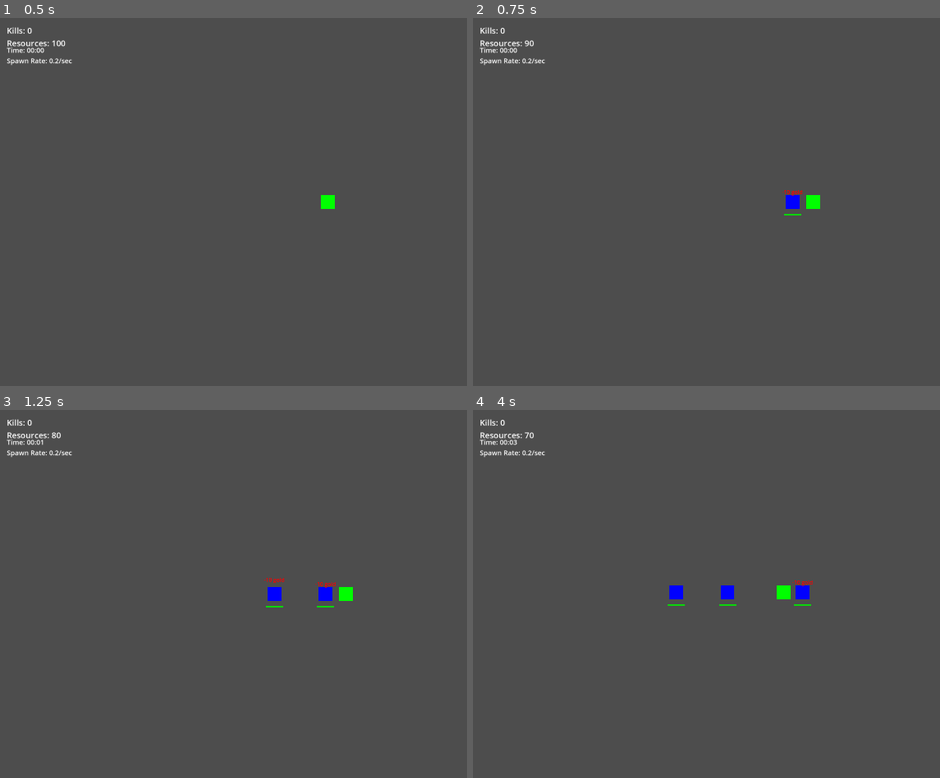
Above: before the commit, frames 1-4 (two rows, left to right).
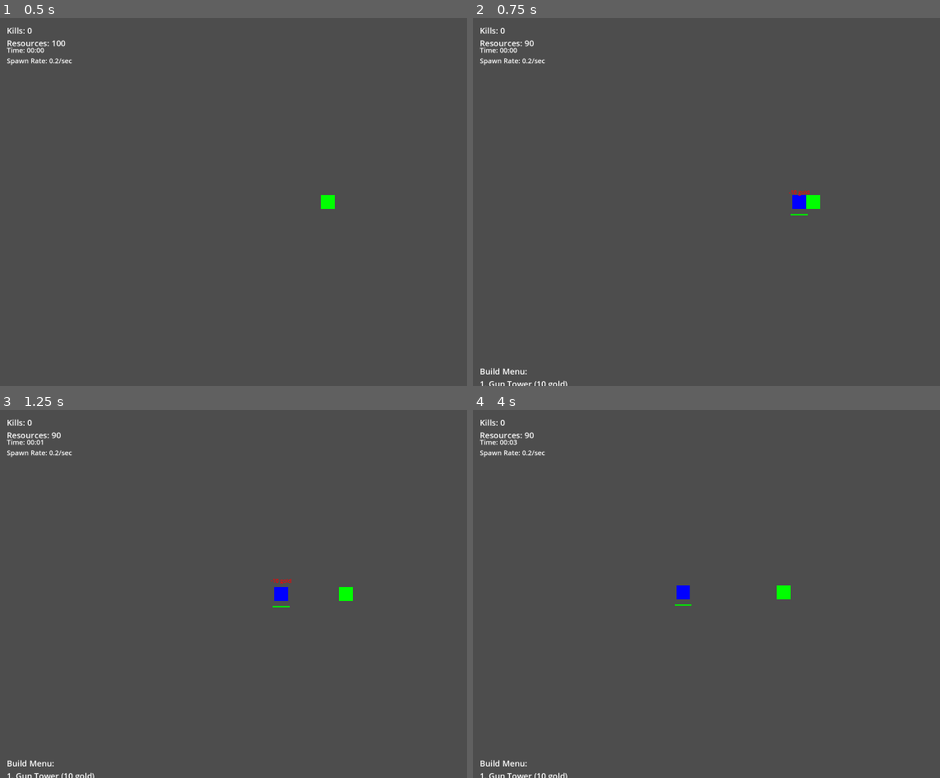
Above: after the commit, the same moments.

Repository: Sephon/testaiproject
Game: Godot game, scene res://Main.tscn
Same seed, same stepped clock (60 frames per second), same inputs: the game is played once before the commit and once after it.
Inputs (mouse positions are in pixels of both pictures, inside the frame that each line leads up to):
- Up to frame 1 (0.5 s): no input
- Up to frame 2 (0.75 s): tap Enter (ui_accept) at 0.5 s; move the mouse to (outside the picture) at 0.52 s; hold Right (ui_right) from 0.53 s (still down); hold B from 0.53 s (still down); tap Space (ui_select) at 0.6 s; click (outside the picture) at 0.67 s
- Up to frame 3 (1.25 s): keep holding Right (ui_right); keep holding B; tap Enter (ui_accept) at 0.77, 1.07 s
- Up to frame 4 (4 s): move the mouse to (669, 612) at 1.27 s; release Right (ui_right) at 1.28 s; release B at 1.28 s; hold Down (ui_down) 1.28-2.03 s; tap B at 1.35 s; tap Enter (ui_accept) at 1.52, 1.82, 3.02, 3.05, 3.32, 3.6, 3.77 s; tap 1 at 1.55 s; move the mouse to (865, 513) at 2.02 s; hold Right (ui_right) 2.03-2.78 s; hold 1 2.03-2.78 s; tap 2 at 2.3, 2.85 s; move the mouse to (767, 667) at 2.77 s; hold Up (ui_up) 2.78-3.53 s; click (767, 667) at 2.92 s; move the mouse to (outside the picture) at 3.52 s; hold Left (ui_left) from 3.53 s (still down); tap Space (ui_select) at 3.8 s

Frame 1 is identical in both runs. In frame 2, 0.4% of the frame differs, in the area x 1-73%, y 46-100%; in frame 3, 0.5%; in frame 4, 0.6%, in the area x 1-73%, y 6-100%.

Commit message:
Implemented laser tower fully

Diff:
--- a/testaiproject/Bullet.gd
+++ b/testaiproject/Bullet.gd
@@ -3,6 +3,7 @@
 var velocity = Vector2.ZERO
 var collision_radius = 4  # Radius for collision detection
 var world_size: Vector2
+var damage = 10
 
 func _ready():
 	var main = get_tree().get_root().get_node("Main")
--- a/testaiproject/Main.gd
+++ b/testaiproject/Main.gd
@@ -6,6 +6,7 @@
 var resource_node_scene = preload("res://ResourceNode.tscn")
 var tower_scene = preload("res://Tower.tscn")
 var coin_sound = preload("res://Sounds/coin.wav")
+const Tower = preload("res://Tower.gd")
 
 # World size variables
 var world_size = Vector2(2000, 2000)  # Large playing field
@@ -57,6 +58,11 @@
 # Audio player for coin sound
 var coin_audio_player: AudioStreamPlayer
 
+# Build menu variables
+var build_menu_visible = false
+var build_menu_container: Control
+var build_menu_label: Label
+
 # Called when the node enters the scene tree for the first time.
 func _ready() -> void:
 	# Initialize game objects
@@ -103,6 +109,18 @@
 	# Connect the player's body_entered signal
 	$Player.body_entered.connect(_on_player_body_entered)
 
+	# Create build menu container
+	build_menu_container = Control.new()
+	build_menu_container.visible = false
+	hud_container.add_child(build_menu_container)
+
+	# Create build menu label
+	build_menu_label = Label.new()
+	build_menu_label.position = Vector2(20, get_viewport().get_visible_rect().size.y - 60)
+	build_menu_label.add_theme_font_size_override("font_size", 24)
+	build_menu_label.text = "Build Menu:\n1. Gun Tower (10 gold)\n2. Laser Tower (15 gold)"
+	build_menu_container.add_child(build_menu_label)
+
 	print("Game initialized")
 
 # Called every frame. 'delta' is the elapsed time since the previous frame.
@@ -114,12 +132,25 @@
 		# Update spawn interval based on time
 		update_spawn_interval()
 
+		# Handle build menu
+		if Input.is_action_just_pressed("ui_select") or Input.is_key_pressed(KEY_B):  # B key
+			toggle_build_menu()
+
+		# Handle tower selection when menu is open
+		if build_menu_visible:
+			if Input.is_action_just_pressed("ui_accept") or Input.is_key_pressed(KEY_1):  # 1 key
+				place_tower(Tower.TowerType.GUN)
+				toggle_build_menu()
+			elif Input.is_action_just_pressed("ui_cancel") or Input.is_key_pressed(KEY_2):  # 2 key
+				place_tower(Tower.TowerType.LASER)
+				toggle_build_menu()
+
 		# Handle tower placement
-		if Input.is_action_just_pressed("ui_select") or Input.is_key_pressed(KEY_B):  # B key or space
-			var current_time = Time.get_ticks_msec() / 1000.0
-			if current_time - last_tower_placement >= tower_placement_cooldown:
-				place_tower()
-				last_tower_placement = current_time
+		#if Input.is_action_just_pressed("ui_select") or Input.is_key_pressed(KEY_B):  # B key or space
+			#var current_time = Time.get_ticks_msec() / 1000.0
+			#if current_time - last_tower_placement >= tower_placement_cooldown:
+				#place_tower()
+				#last_tower_placement = current_time
 
 		# Handle enemy spawning
 		spawn_timer += delta
@@ -306,41 +337,75 @@
 		var spawns_per_second = 1.0 / current_spawn_interval
 		game_timer_label.text = "Time: %02d:%02d\nSpawn Rate: %.1f/sec" % [minutes, seconds, spawns_per_second]
 
-func place_tower() -> void:
-	if resources >= tower_cost and is_instance_valid($Player):
+#func place_tower() -> void:
+	#if resources >= tower_cost and is_instance_valid($Player):
+		## Create new tower
+		#var new_tower = tower_scene.instantiate()
+		#new_tower.mainRef = self
+		#new_tower.tower_type = 1
+		#add_child(new_tower)
+		#new_tower.add_to_group("towers")
+		#new_tower.position = $Player.position
+		#
+		## Deduct resources
+		#resources -= tower_cost
+		#update_ui()
+		#
+		## Show floating text for tower placement
+		#var floating_text = floating_text_scene.instantiate()
+		#add_child(floating_text)
+		#floating_text.position = $Player.position + Vector2(0, -30)
+		#floating_text.set_text("-" + str(tower_cost) + " gold")
+		#floating_text.modulate = Color(1, 0, 0)
+	#else:
+		## Show floating text for insufficient resources
+		#var floating_text = floating_text_scene.instantiate()
+		#add_child(floating_text)
+		#floating_text.position = $Player.position + Vector2(0, -30)
+		#floating_text.set_text("Need " + str(tower_cost) + " gold!")
+		#floating_text.modulate = Color(1, 0, 0)
+
+func update_spawn_interval():
+	# Calculate progress (0 to 1)
+	var progress = min(game_time / max_game_time, 1.0)
+
+	# Calculate new spawn interval
+	# Start at spawn_interval and decrease to min_spawn_interval over time
+	current_spawn_interval = spawn_interval - (spawn_interval - min_spawn_interval) * progress
+
+	# Update UI with time and spawn rate
+	update_ui()
+
+func toggle_build_menu():
+	build_menu_visible = !build_menu_visible
+	build_menu_container.visible = build_menu_visible
+
+func place_tower(tower_type: int) -> void:
+	var cost = 10 if tower_type == Tower.TowerType.GUN else 15
+
+	if resources >= cost and is_instance_valid($Player):
 		# Create new tower
 		var new_tower = tower_scene.instantiate()
 		new_tower.mainRef = self
-		new_tower.tower_type = 1
+		new_tower.tower_type = tower_type
 		add_child(new_tower)
 		new_tower.add_to_group("towers")
 		new_tower.position = $Player.position
 
 		# Deduct resources
-		resources -= tower_cost
+		resources -= cost
 		update_ui()
 
 		# Show floating text for tower placement
 		var floating_text = floating_text_scene.instantiate()
 		add_child(floating_text)
 		floating_text.position = $Player.position + Vector2(0, -30)
-		floating_text.set_text("-" + str(tower_cost) + " gold")
+		floating_text.set_text("-" + str(cost) + " gold")
 		floating_text.modulate = Color(1, 0, 0)
 	else:
 		# Show floating text for insufficient resources
 		var floating_text = floating_text_scene.instantiate()
 		add_child(floating_text)
 		floating_text.position = $Player.position + Vector2(0, -30)
-		floating_text.set_text("Need " + str(tower_cost) + " gold!")
+		floating_text.set_text("Need " + str(cost) + " gold!")
 		floating_text.modulate = Color(1, 0, 0)
-
-func update_spawn_interval():
-	# Calculate progress (0 to 1)
-	var progress = min(game_time / max_game_time, 1.0)
-
-	# Calculate new spawn interval
-	# Start at spawn_interval and decrease to min_spawn_interval over time
-	current_spawn_interval = spawn_interval - (spawn_interval - min_spawn_interval) * progress
-
-	# Update UI with time and spawn rate
-	update_ui()
--- a/testaiproject/Tower.gd
+++ b/testaiproject/Tower.gd
@@ -14,6 +14,7 @@
 var shot_cooldown = 0
 var damage = 0
 var gunshot_sound = preload("res://Sounds/gunshot.mp3")
+var laser_sound = preload("res://Sounds/laser_shot.mp3")
 
 # Upgrade variables
 var upgrade_cost = 10
@@ -39,7 +40,7 @@
 var control: Control
 var popup_menu: PopupMenu
 var popup_world_position: Vector2
-var gunshot_audio_player: AudioStreamPlayer
+var fire_audio_player: AudioStreamPlayer
 
 # Laser beam variables
 var laser_beam: Line2D
@@ -105,9 +106,13 @@
 	update_health_bar()
 
 	# Setup audio player for gunshot sound
-	gunshot_audio_player = AudioStreamPlayer.new()
-	gunshot_audio_player.stream = gunshot_sound
-	add_child(gunshot_audio_player)
+	fire_audio_player = AudioStreamPlayer.new()
+	if tower_type == TowerType.LASER:
+		fire_audio_player.stream = laser_sound
+	else:
+		fire_audio_player.stream = gunshot_sound
+
+	add_child(fire_audio_player)
 
 func update_popup_menu():
 	popup_menu.clear()
@@ -202,6 +207,7 @@
 	if not is_instance_valid(target_enemy):
 		return
 
+	fire_audio_player.play()
 	if tower_type == TowerType.GUN:
 		var bullet = bullet_scene.instantiate()
 		get_parent().add_child(bullet)
@@ -212,7 +218,6 @@
 		var direction = (target_enemy.position - position).normalized()
 		bullet.velocity = direction * bullet_speed
 
-		gunshot_audio_player.play()
 	else:  # Laser Tower
 		# Create laser beam effect
 		laser_beam.clear_points()
Not shown, added: testaiproject/Sounds/laser_shot.mp3.import
Not shown, added: testaiproject/Sounds/laser_shot.mp3
